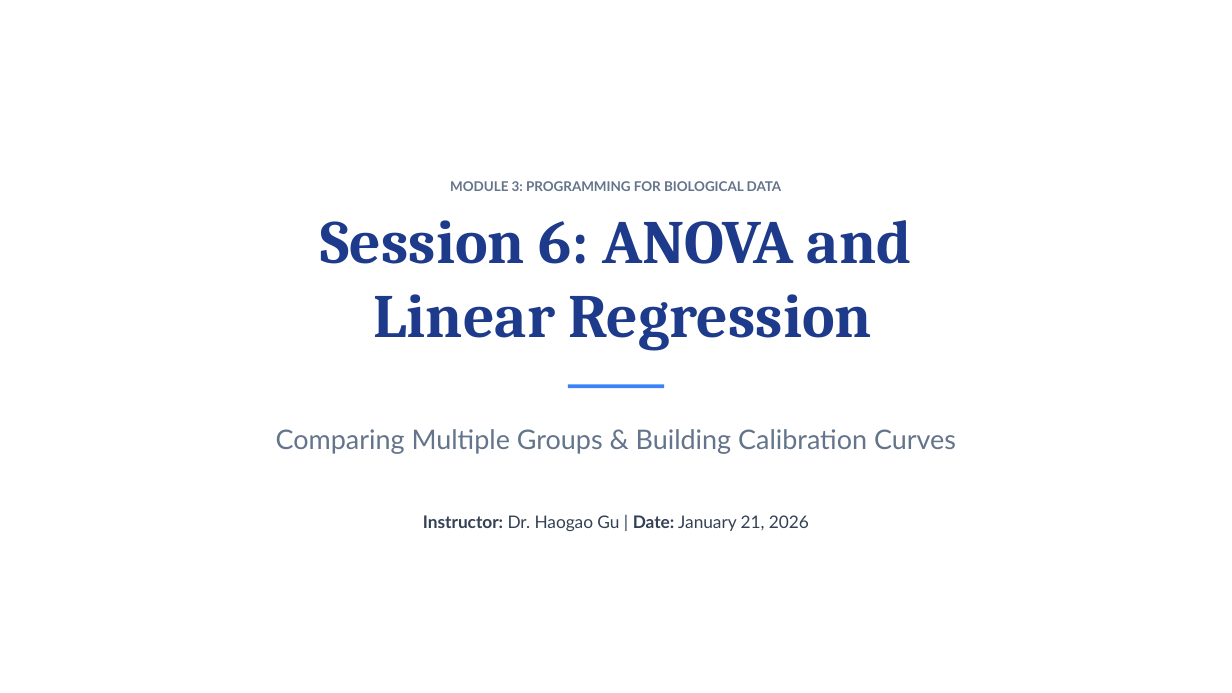
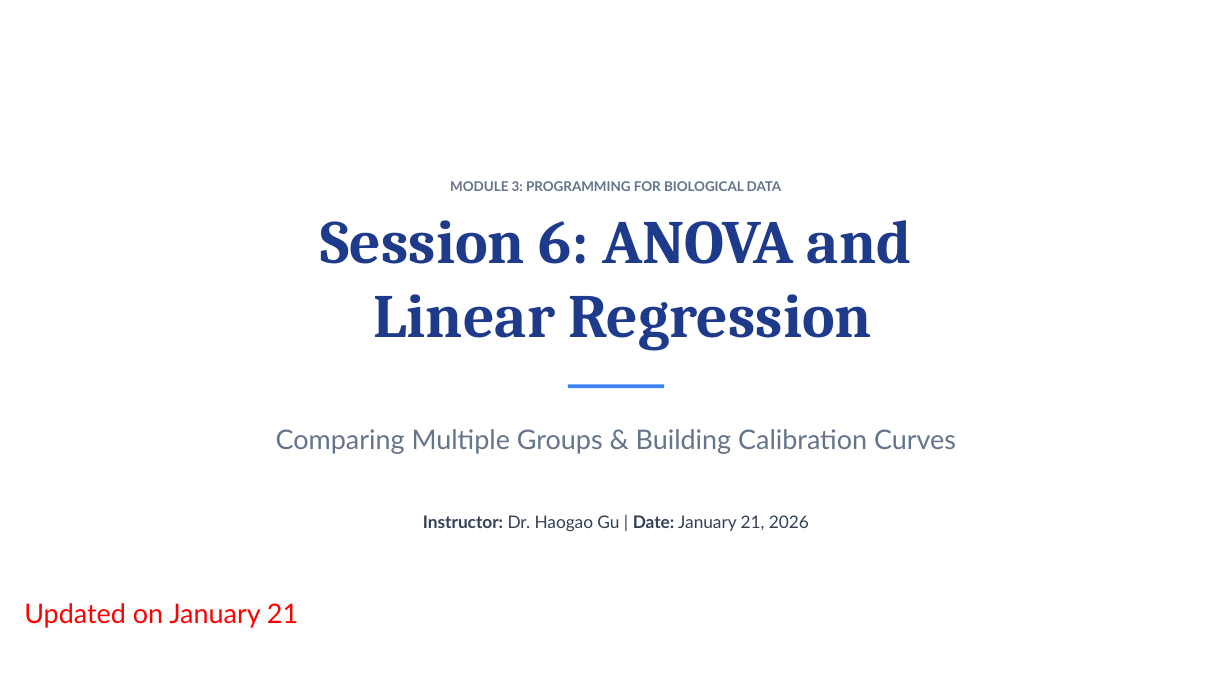
Before and after one commit to Koohoko/MSc_Module3_Programming_BioData_HKUSpacce_2026, a slide deck: slide 1 of lectures/Session_06_ANOVA_Regression/slides/Session 6_ ANOVA and Linear Regression.pptx. Drawn at 1232x693 pixels with LibreOffice and Linux fonts; fonts in the diff are those of the drawing; background and template pictures are left out. Boxes give left, top, right and bottom in pixels: in the first picture for what was removed or moved away, otherwise in the second. Text is boxed around its words. In the diff, an @@ line names an element or a change of style, - is before the commit and + after.

```diff
--- a/lectures/Session_06_ANOVA_Regression/slides/Session 6_ ANOVA and Linear Regression.pptx
+++ b/lectures/Session_06_ANOVA_Regression/slides/Session 6_ ANOVA and Linear Regression.pptx
@@ text added at <box>24,603,298,627</box>, 21 pt, text #FF0000 @@
+Updated on January 21
```
Also in this commit, not shown: 11 other slides changed, 3 other files.
